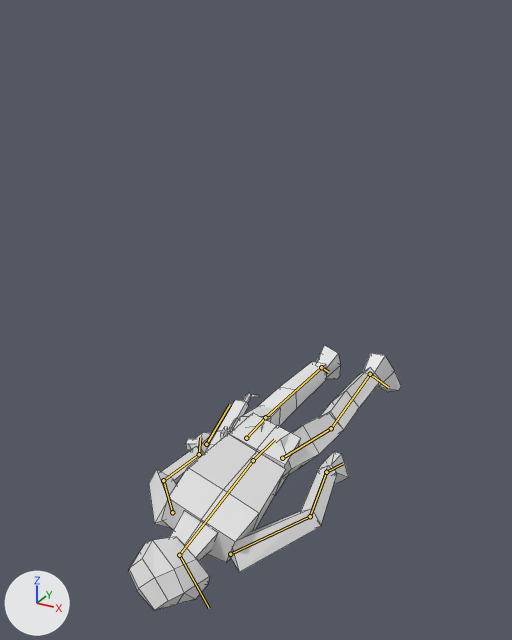
One commit to the Blender file Assets/Blends/character-human-base.blend: the scene before it, then after it.
Both versions are drawn from a camera (50 mm lens) standing at (1.17, -2.37, 1.85) and looking at (-0.07, -0.11, 0.72). The axes (+X, +Y, +Z) are drawn at lower left. The lights are the same throughout. Both versions are drawn at frame 0 of the action 'human die pistol'; the numbers are the values there. The bones that bend it are drawn over the model as lines. Mesh edges are drawn as thin lines.

Objects in the first picture: 'character-human-base', 'weapon-stand-in'.
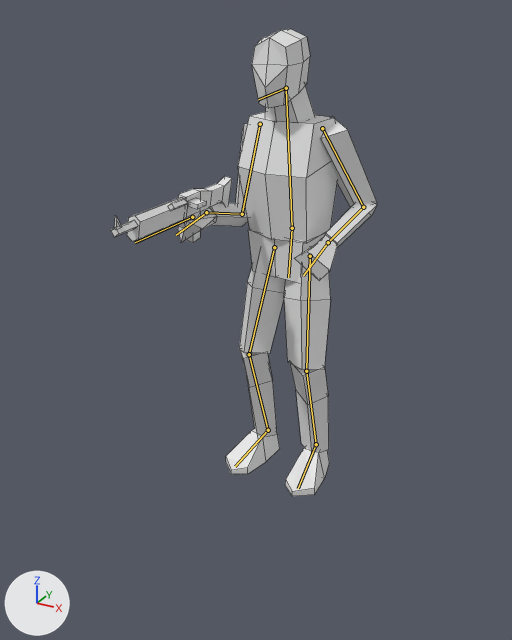
What the commit changed:
Bone 'Hips' (bone_hips) moves from (0.0, 0.948, 0.144) to (0.0, 0.025, -0.067).
Bone 'Hips' (bone_hips) turns from (-92, -2, -15) to (-1, 10, -1) degrees about its own x, y and z.
Bone 'Chest' (bone_chest) turns from (95, 2, -20) to (4, -10, 0) degrees about its own x, y and z.
Bone 'Head' (bone_head) turns from (83, 51, 9) to (5, 0, 0) degrees about its own x, y and z.
Bone 'Arm L' (bone_arm_l) moves from (-0.02, -0.01, 0.018) to (0.002, -0.013, -0.037).
Bone 'Arm L' (bone_arm_l) turns from (64, 26, 36) to (-2, -22, 23) degrees about its own x, y and z.
Bone 'Arm R' (bone_arm_r) moves from (-0.009, -0.007, 0.03) to (0.0, 0.0, 0.0).
Bone 'Arm R' (bone_arm_r) turns from (161, -21, -9) to (-65, -4, -67) degrees about its own x, y and z.
Bone 'Thigh L' (bone_thigh_l) turns from (-3, -14, 3) to (-4, -21, 5) degrees about its own x, y and z.
Bone 'Thigh R' (bone_thigh_r) turns from (-5, 24, -3) to (0, -4, 1) degrees about its own x, y and z.
Bone 'Foot CTRL L' (bone_foot_ctrl_l) moves from (0.075, -0.687, -0.24) to (0.071, -0.051, -0.021).
Bone 'Foot CTRL L' (bone_foot_ctrl_l) turns from (-118, 11, -7) to (0, -2, 4) degrees about its own x, y and z.
Bone 'Foot CTRL R' (bone_foot_ctrl_r) moves from (-0.088, -0.641, -0.227) to (-0.101, -0.053, -0.021).
Bone 'Foot CTRL R' (bone_foot_ctrl_r) turns from (-122, -17, -8) to (-1, 5, -13) degrees about its own x, y and z.
Bone 'Weapon' (bone_weapon) moves from (-0.357, -0.358, 1.199) to (-0.193, -0.067, 0.04).
Bone 'Weapon' (bone_weapon) turns from (-61, 86, 107) to (0, -10, -1) degrees about its own x, y and z.
Bone 'Hand CTRL L' (bone_hand_ctrl_l) moves from (0.865, 0.478, -0.33) to (0.273, -0.156, 0.103).
Bone 'Hand CTRL L' (bone_hand_ctrl_l) turns from (-56, 25, -169) to (24, 14, -8) degrees about its own x, y and z.

Boxes (x1, y1, x2, y2) around the edits, measured in the pictures (512 x 640 px):
'character-human-base', posed (27% narrower, 75% taller)
    before: (129, 345, 401, 611)
    after: (178, 29, 377, 496)
'weapon-stand-in', posed
    before: (186, 392, 259, 453)
    after: (111, 176, 232, 243)
bone 'Hips', root to tip
    before: (253, 460) to (274, 439)
    after: (292, 228) to (288, 277)
bone 'Chest', root to tip
    before: (253, 460) to (179, 555)
    after: (292, 228) to (286, 88)
bone 'Head', root to tip
    before: (179, 555) to (209, 608)
    after: (286, 88) to (258, 99)
bone 'Arm L', root to tip
    before: (230, 554) to (310, 516)
    after: (322, 128) to (363, 207)
bone 'Arm R', root to tip
    before: (172, 512) to (163, 480)
    after: (260, 124) to (242, 214)
bone 'Thigh L', root to tip
    before: (282, 458) to (331, 428)
    after: (310, 256) to (306, 371)
bone 'Thigh R', root to tip
    before: (246, 438) to (265, 417)
    after: (274, 247) to (249, 354)
bone 'Weapon', root to tip
    before: (206, 444) to (230, 404)
    after: (192, 217) to (135, 242)
